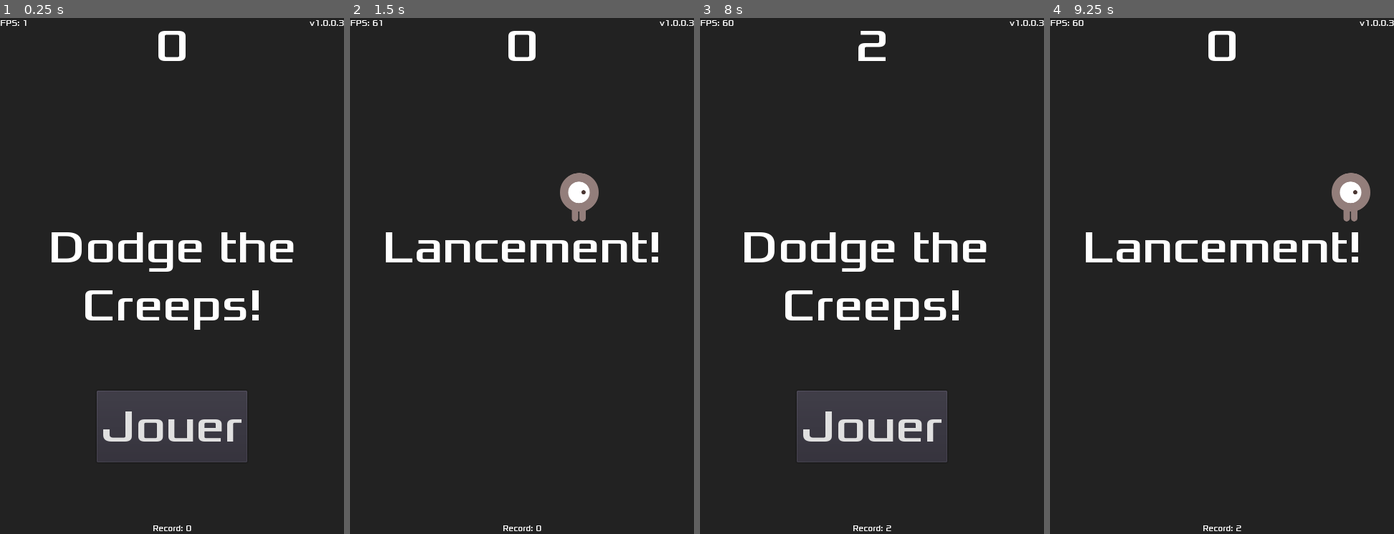
Above: before the commit, frames 1-4 (left to right).
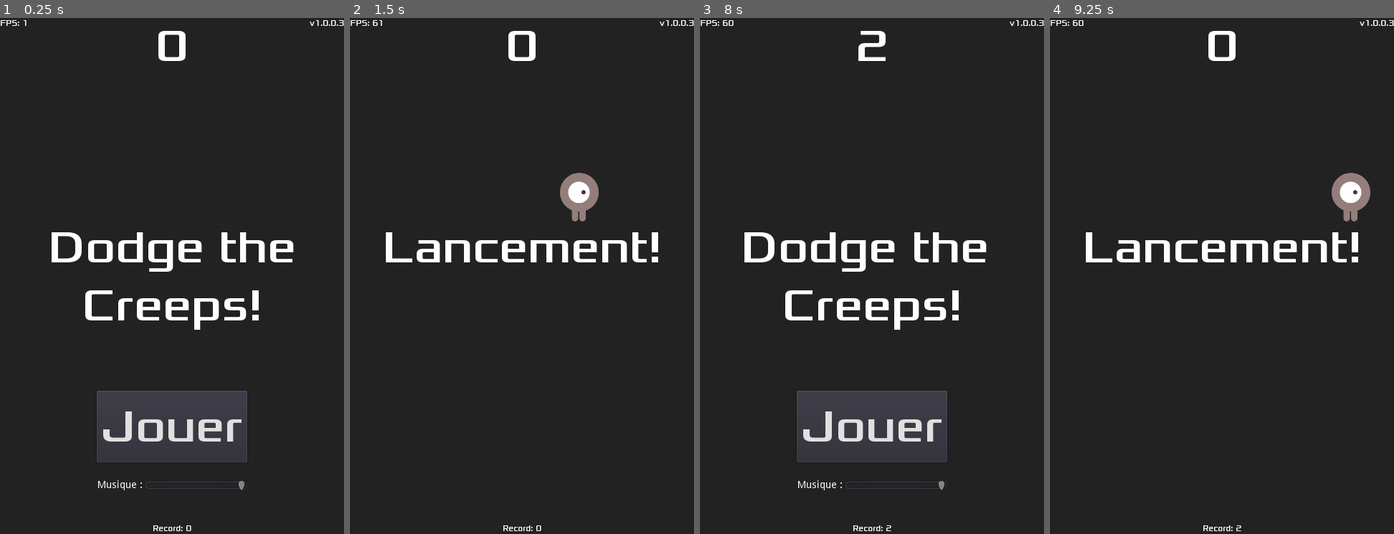
Above: after the commit, the same moments.

Repository: EvannG1/Godot-DodgeTheCreeps
Game: Godot game, scene res://Main.tscn
The game is run twice, just before and just after one commit, with the same random seed, the same clock (stepped at 60 frames per second) and the same inputs.
Inputs:
- Up to frame 1 (0.25 s): no input
- Up to frame 2 (1.5 s): click "Jouer" at 0.5 s; tap Enter at 1.25 s; hold Right (ui_right) from 1.28 s (still down)
- Up to frame 3 (8 s): release Right (ui_right) at 2.03 s; hold Down (ui_down) 2.03-2.78 s; hold Right (ui_right) 2.78-3.53 s; hold Up (ui_up) 3.53-4.28 s; hold Left (ui_left) 4.28-5.78 s; tap Space at 5.75, 7.25 s; hold Down (ui_down) 5.78-6.53 s; tap Enter at 6.5 s; hold Right (ui_right) 6.53-7.28 s; hold Up (ui_up) from 7.28 s (still down)
- Up to frame 4 (9.25 s): release Up (ui_up) at 8 s; click "Jouer" at 8 s; tap Enter at 8.75 s; hold Right (ui_right) from 8.78 s (still down)

The runs differ from the first frame. In frame 1, 0.2% of the frame differs, in the area x 28-72%, y 89-92%; in frame 2, nothing differs; in frame 3, 0.2%; in frame 4, nothing differs.

Commit message:
Gestion du volume

Diff:
--- a/HUD.gd
+++ b/HUD.gd
@@ -1,6 +1,8 @@
 extends CanvasLayer
 
 signal start_game
+
+var volume = 0
 
 func show_message(text):
 	$MessageLabel.text = text
@@ -15,6 +17,7 @@
 	$MessageLabel.show()
 	yield(get_tree().create_timer(1), "timeout")
 	$StartButton.show()
+	$HBoxContainer.show()
 
 func update_score(score):
 	$ScoreLabel.text = str(score)
@@ -28,4 +31,9 @@
 
 func _on_StartButton_pressed():
 	$StartButton.hide()
+	$HBoxContainer.hide()
 	emit_signal("start_game")
+
+
+func _on_MusicSlider_value_changed(value):
+	volume = value
--- a/HUD.tscn
+++ b/HUD.tscn
@@ -105,8 +105,39 @@
 "_edit_use_anchors_": false
 }
 
+[node name="HBoxContainer" type="HBoxContainer" parent="."]
+margin_left = 136.0
+margin_top = 632.0
+margin_right = 345.0
+margin_bottom = 672.0
+__meta__ = {
+"_edit_use_anchors_": false
+}
+
+[node name="Label" type="Label" parent="HBoxContainer"]
+margin_top = 13.0
+margin_right = 63.0
+margin_bottom = 27.0
+text = "Musique :"
+__meta__ = {
+"_edit_use_anchors_": false
+}
+
+[node name="MusicSlider" type="HSlider" parent="HBoxContainer"]
+margin_left = 67.0
+margin_right = 209.0
+margin_bottom = 40.0
+size_flags_horizontal = 3
+size_flags_vertical = 3
+min_value = -25.0
+max_value = 0.0
+__meta__ = {
+"_edit_use_anchors_": false
+}
+
 [node name="MessageTimer" type="Timer" parent="."]
 wait_time = 2.0
 one_shot = true
 [connection signal="pressed" from="StartButton" to="." method="_on_StartButton_pressed"]
+[connection signal="value_changed" from="HBoxContainer/MusicSlider" to="." method="_on_MusicSlider_value_changed"]
 [connection signal="timeout" from="MessageTimer" to="." method="_on_MessageTimer_timeout"]
--- a/Main.gd
+++ b/Main.gd
@@ -17,6 +17,13 @@
 
 func new_game():
 	score = 0
+	# Gestion du volume
+	if($HUD.volume < -24):
+		$Music.set_volume_db(-80)
+		$DeathSound.set_volume_db(-80)
+	else:
+		$Music.set_volume_db($HUD.volume)
+		$DeathSound.set_volume_db($HUD.volume)
 	$Music.play()
 	$Player.start($Player/StartPosition.position)
 	$Player/StartTimer.start()
